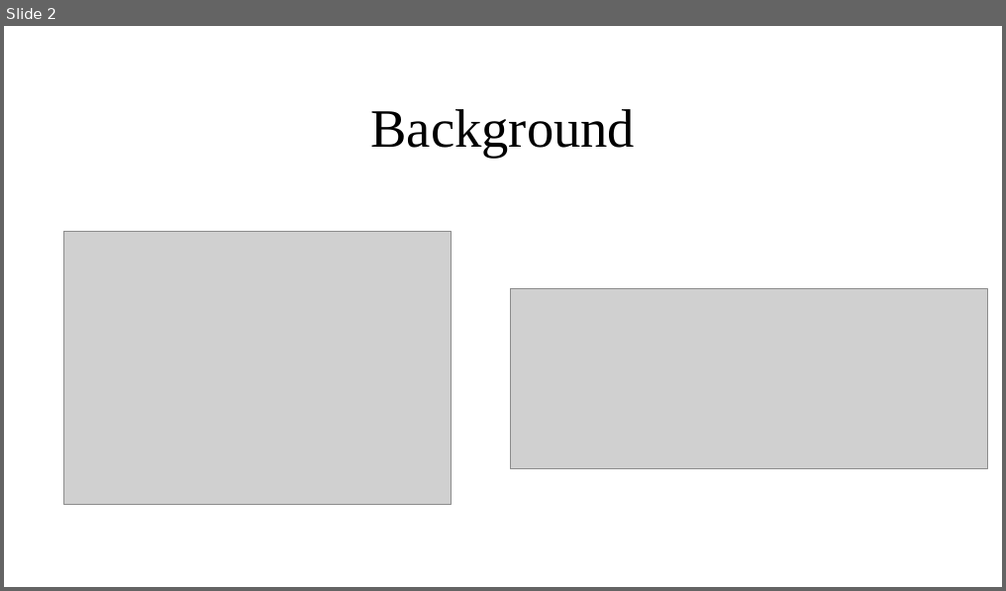
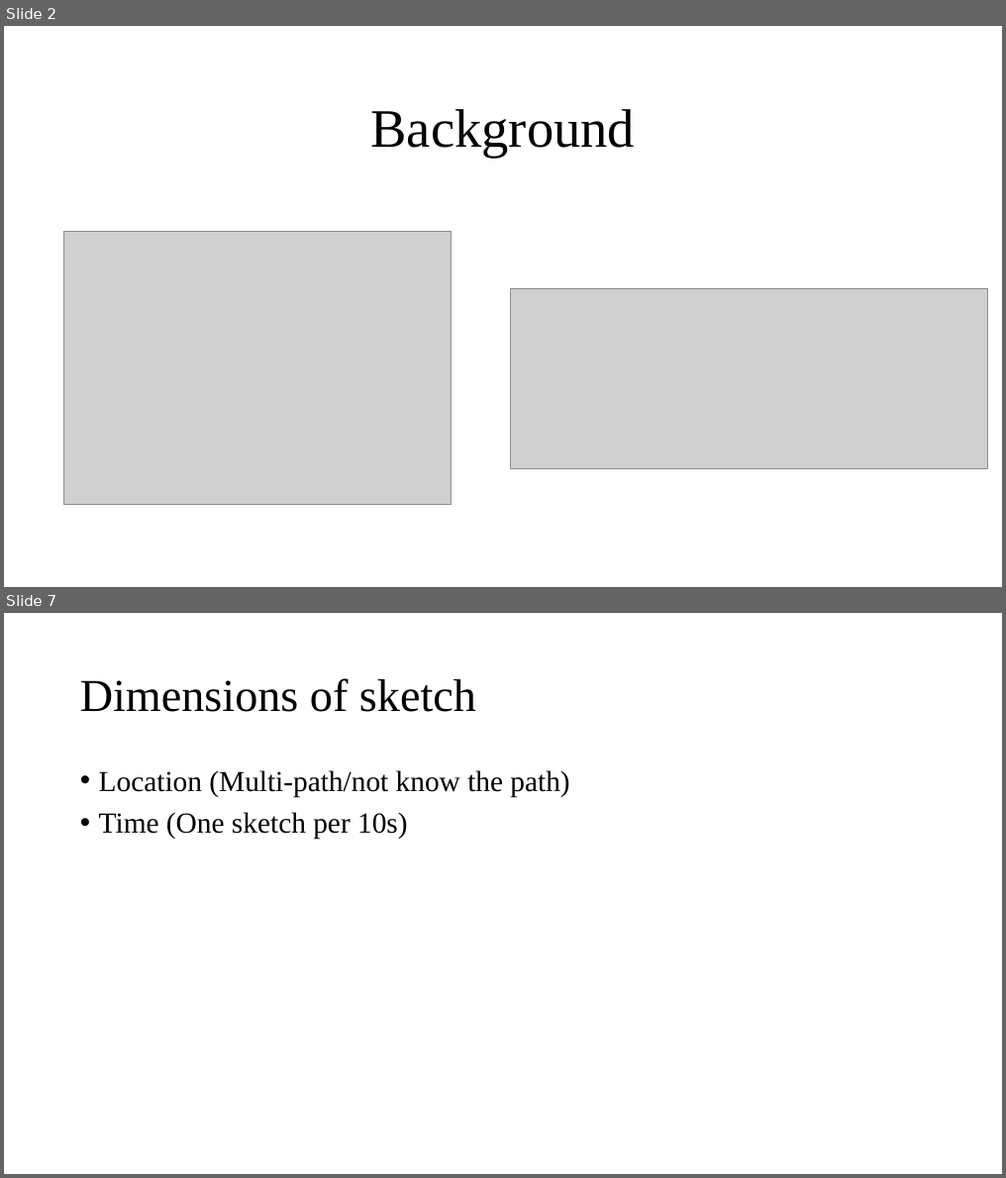
Before and after one commit to Lipox/Dimension, a slide deck: dimensions.pptx. Shown one above the other, each under a label of ours: slide 2 before the commit, slides 2 and 7 after it; the slides between them are not shown. The pictures are 1006x591 and 1006x1178 pixels, drawn with LibreOffice and Linux fonts; fonts in the diff are those of the drawing; grey boxes stand for pictures. Boxes give left, top, right and bottom in pixels: in the first picture for what was removed or moved away, otherwise in the second. Text is boxed around its words. In the diff, an @@ line names an element or a change of style, - is before the commit and + after.

```diff
--- a/dimensions.pptx
+++ b/dimensions.pptx
@@ slide 7 added at [4, 613, 1002, 1174], background #FFFFFF @@
@@ title added at [80, 678, 476, 712], 44 pt, text #000000 @@
+Dimensions of sketch
@@ text added at [99, 770, 569, 839], 28 pt, text #000000 @@
+• Location (Multi-path/not know the path)
+• Time (One sketch per 10s)
```
Also in this commit, not shown: 5 slides changed, 14 other slides added, 11 slides removed.
